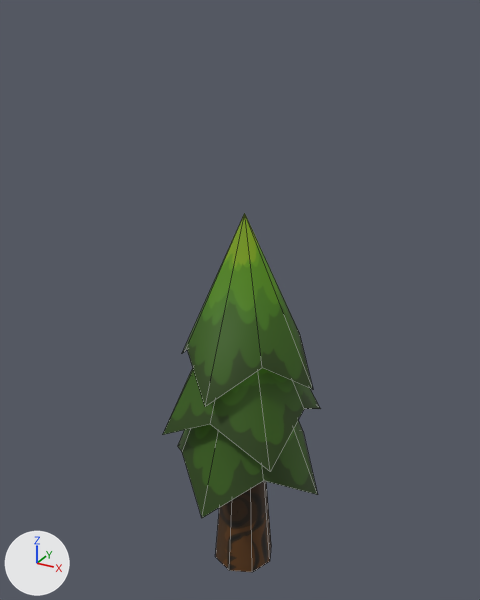
A saved change to the FBX model ART/Models/LowPolyTree/Tree.fbx.
The view is the same before and after, from a 50 mm camera at (5.05, -9.34, 7.56) aimed at (-0.18, 0.17, 2.81). The lights are fixed; the arrows at lower left show +X, +Y and +Z. Mesh edges are drawn as thin lines.
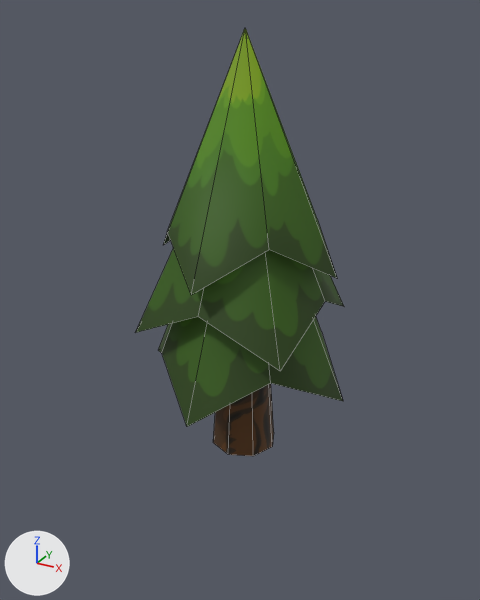
Pixel boxes (x1, y1, x2, y2) of what changed, in the pictures (480 x 600 px; the box of a moved part takes in the faces that stretch with it):
'Cylinder', reshaped (32% wider, 19% taller): before (163, 213, 320, 572); after (136, 28, 344, 456)
part 1 of me_cylinder, moved or reshaped: before (215, 481, 271, 572); after (213, 383, 274, 456)
part 2 of me_cylinder, moved or reshaped: before (163, 213, 320, 518); after (136, 28, 344, 427)

Patch to the scene script:
```diff
--- a/ART/Models/LowPolyTree/Tree.fbx.py
+++ b/ART/Models/LowPolyTree/Tree.fbx.py
@@ me_cylinder @@
 # used by ob_cylinder; location = (0.0, 0.0, 0.0)
-me_cylinder.from_pydata(...)  # 57 vertices, 32 faces; spans x -1.56..1.56, y -1.56..1.56, z -2.78..4.47
+me_cylinder.from_pydata(...)  # 57 vertices, 32 faces; spans x -1.91..1.91, y -1.91..1.91, z 0.04..7.3
+# me_cylinder part 1: the loose piece of 16 vertices spanning x -0.61..0.61, y -0.61..0.61, z -2.78..0.23 is moved by (0.0, 0.0, 2.83)
+# me_cylinder part 2: 41 of 57 vertices moved; they spanned x -1.56..1.56, y -1.56..1.56, z -0.7..4.47 and now span x -1.91..1.91, y -1.91..1.91, z 1.44..7.3; mean shift (0.0, 0.0, 2.42); largest move (0.27, 0.27, 2.14) -> (0.27, 0.27, 4.96)
 me_cylinder.materials.append(mat_tree_diffuse_color)
```
